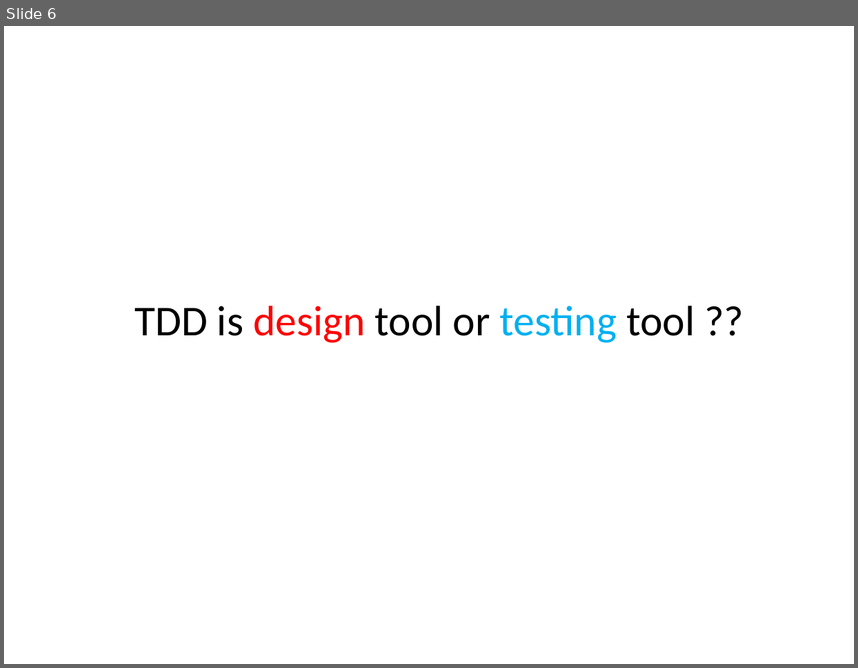
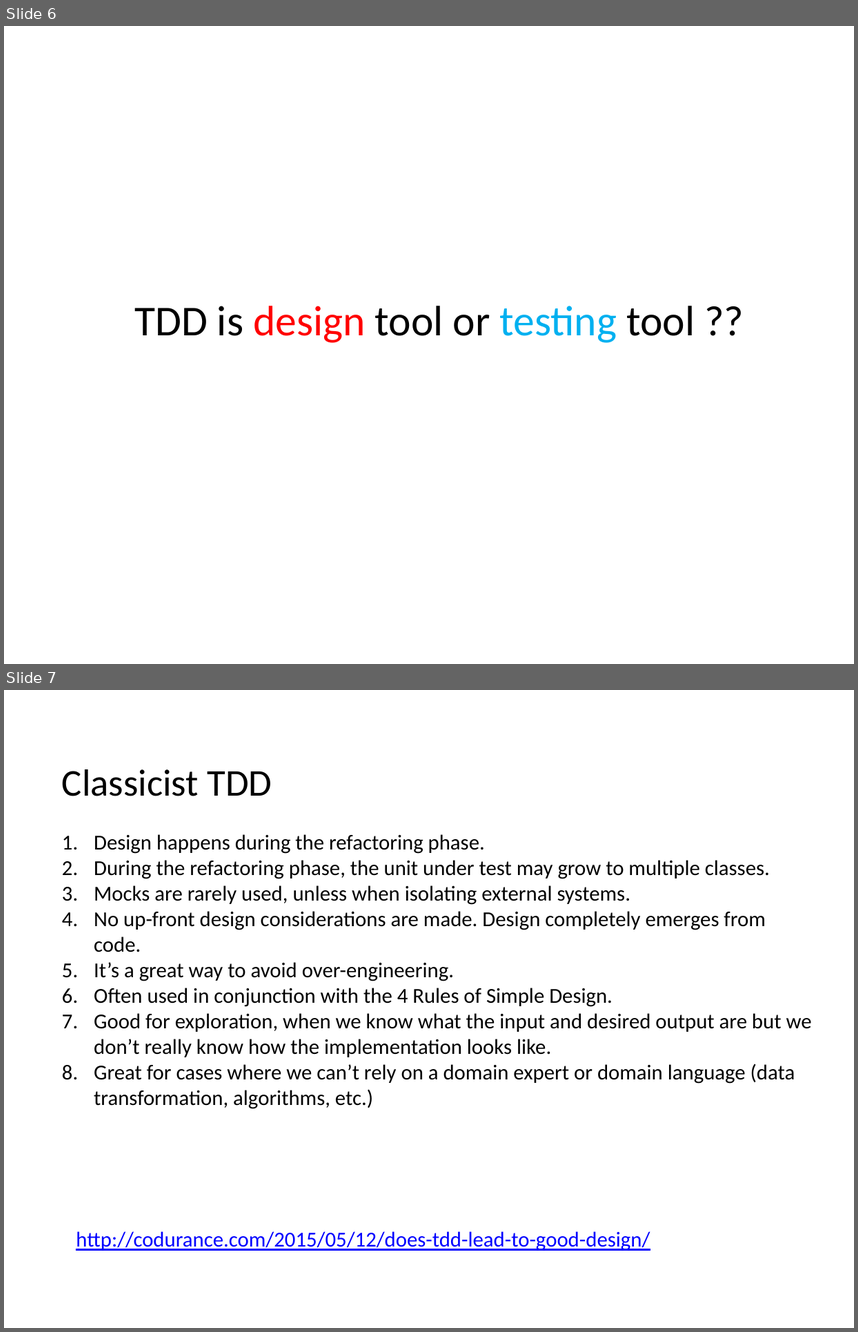
Before and after one commit to feedfood/TDD, a slide deck: Documents/TDD Hands-On 1 .pptx. Shown one above the other, each under a label of ours: slide 6 before the commit, slides 6 and 7 after it. The pictures are 858x668 and 858x1332 pixels, drawn with LibreOffice and Linux fonts; fonts in the diff are those of the drawing. Boxes give left, top, right and bottom in pixels: in the first picture for what was removed or moved away, otherwise in the second. Text is boxed around its words. In the diff, an @@ line names an element or a change of style, - is before the commit and + after.

```diff
--- a/Documents/TDD Hands-On 1 .pptx
+++ b/Documents/TDD Hands-On 1 .pptx
@@ slide 7 added at (x1=4, y1=690, x2=854, y2=1328), background #FFFFFF @@
@@ text added at (x1=62, y1=769, x2=812, y2=1109), 18 pt, text #000000 @@
+Classicist TDD
+1. Design happens during the refactoring phase.
+2. During the refactoring phase, the unit under test may grow to multiple classes.
+3. Mocks are rarely used, unless when isolating external systems.
+4. No up-front design considerations are made. Design completely emerges from code.
+5. It’s a great way to avoid over-engineering.
+6. Often used in conjunction with the 4 Rules of Simple Design.
+7. Good for exploration, when we know what the input and desired output are but we don’t really know how the implementation looks like.
+8. Great for cases where we can’t rely on a domain expert or domain language (data transformation, algorithms, etc.)
@@ text added at (x1=76, y1=1231, x2=650, y2=1250), 18 pt, text #0000FF, underline @@
+http://codurance.com/2015/05/12/does-tdd-lead-to-good-design/
```
Also in this commit, not shown: 1 slide changed, 4 other slides added, 1 slide removed.
